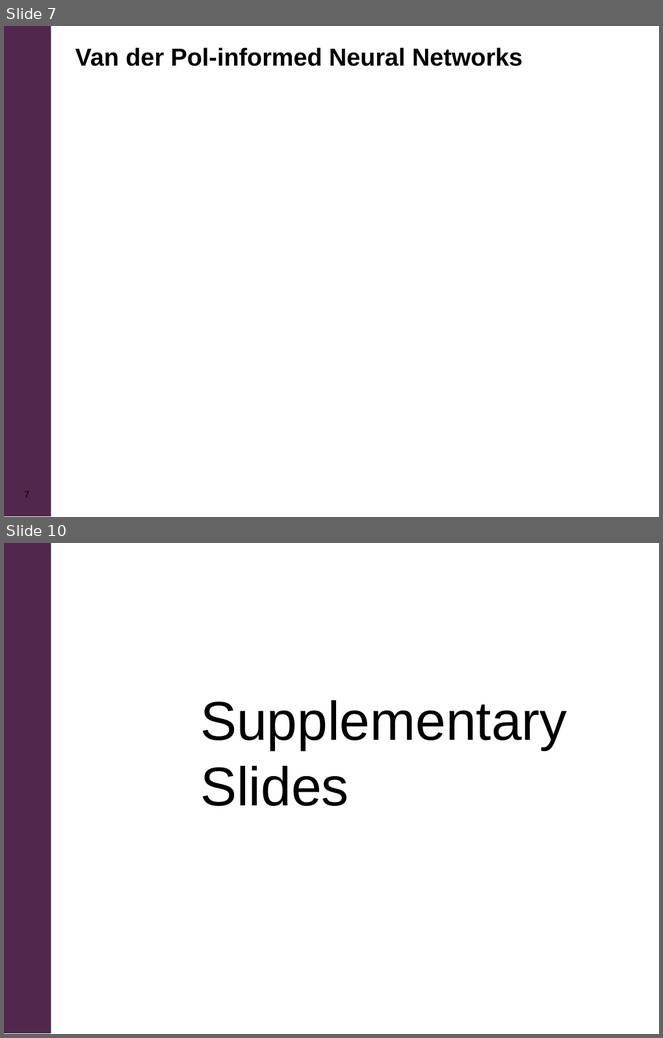
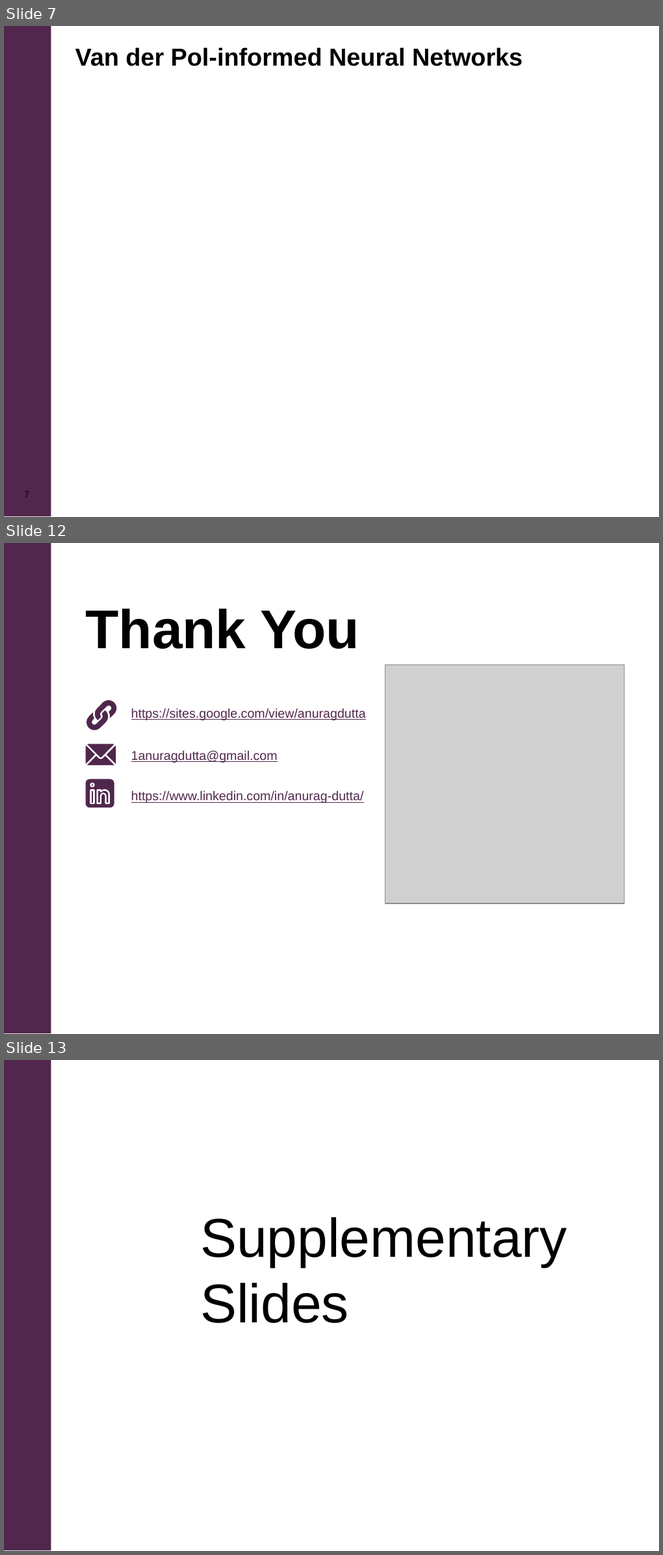
Before and after one commit to Anurag-Dutta/IET_Talk, a slide deck: ppt/ppt.ppt. Shown one above the other, each under a label of ours: slides 7 and 10 before the commit, slides 7, 12 and 13 after it; the slides between them are not shown. The pictures are 663x1038 and 663x1555 pixels, drawn with LibreOffice and Linux fonts; fonts in the diff are those of the drawing; grey boxes stand for pictures; background and template pictures are left out. Boxes give left, top, right and bottom in pixels: in the first picture for what was removed or moved away, otherwise in the second. Text is boxed around its words. In the diff, an @@ line names an element or a change of style, - is before the commit and + after.

```diff
--- a/ppt/ppt.ppt
+++ b/ppt/ppt.ppt
@@ slide 12 added at (4,543,659,1034), background #FFFFFF; not listed: 1 template element that a slide beside it also shows @@
@@ text added at (86,609,360,649), 60 pt, text #000000, bold @@
+Thank You
@@ picture added at (386,665,625,904) @@
@@ freeform shape added at (86,711,109,730), fill #50274C @@
@@ freeform shape added at (94,700,117,720), fill #50274C @@
@@ text added at (131,708,366,720), 14 pt, text #50274C, underline @@
+https://sites.google.com/view/anuragdutta
@@ group added at (86,744,116,765): 4 freeform shapes @@
@@ text added at (131,750,278,763), 14 pt, text #50274C, underline @@
+1anuragdutta@gmail.com
@@ group added at (86,780,114,808): 4 freeform shapes @@
@@ text added at (131,791,364,803), 14 pt, text #50274C, underline @@
+https://www.linkedin.com/in/anurag-dutta/
@@ what was slide 10 is now slide 13 @@
```
Also in this commit, not shown: 1 slide changed, 3 other slides added, 1 slide removed.
